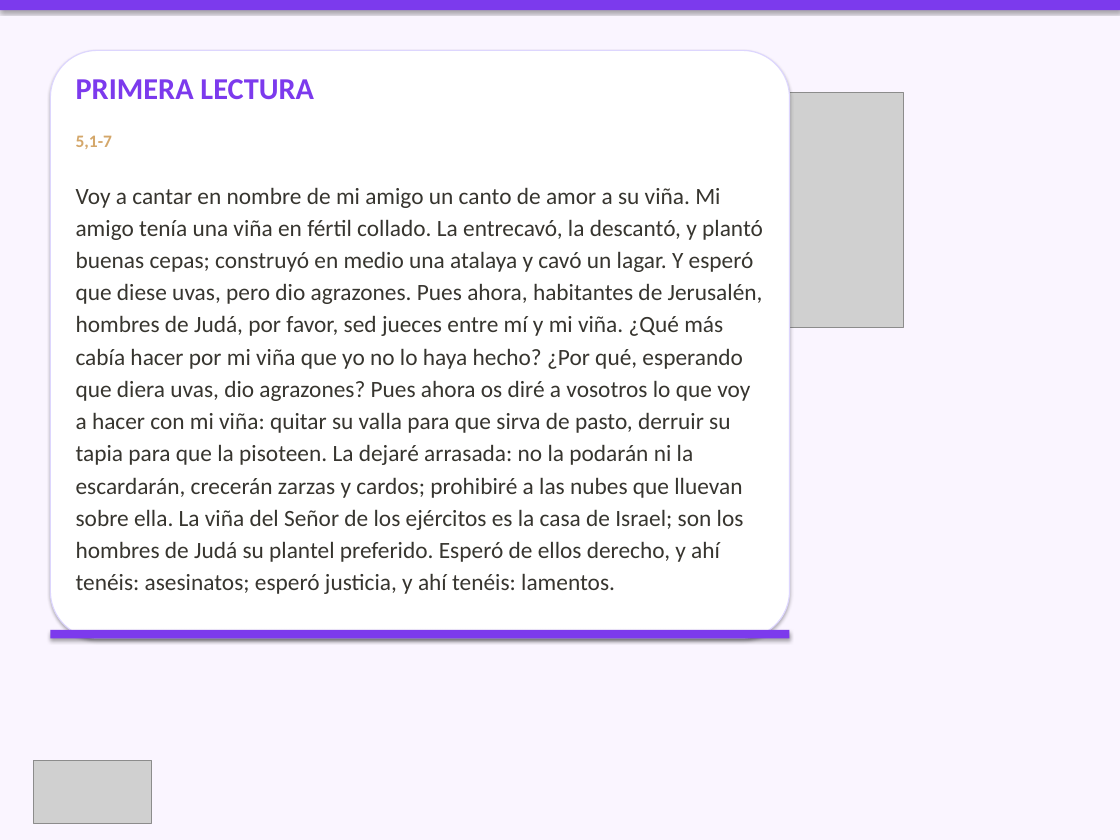
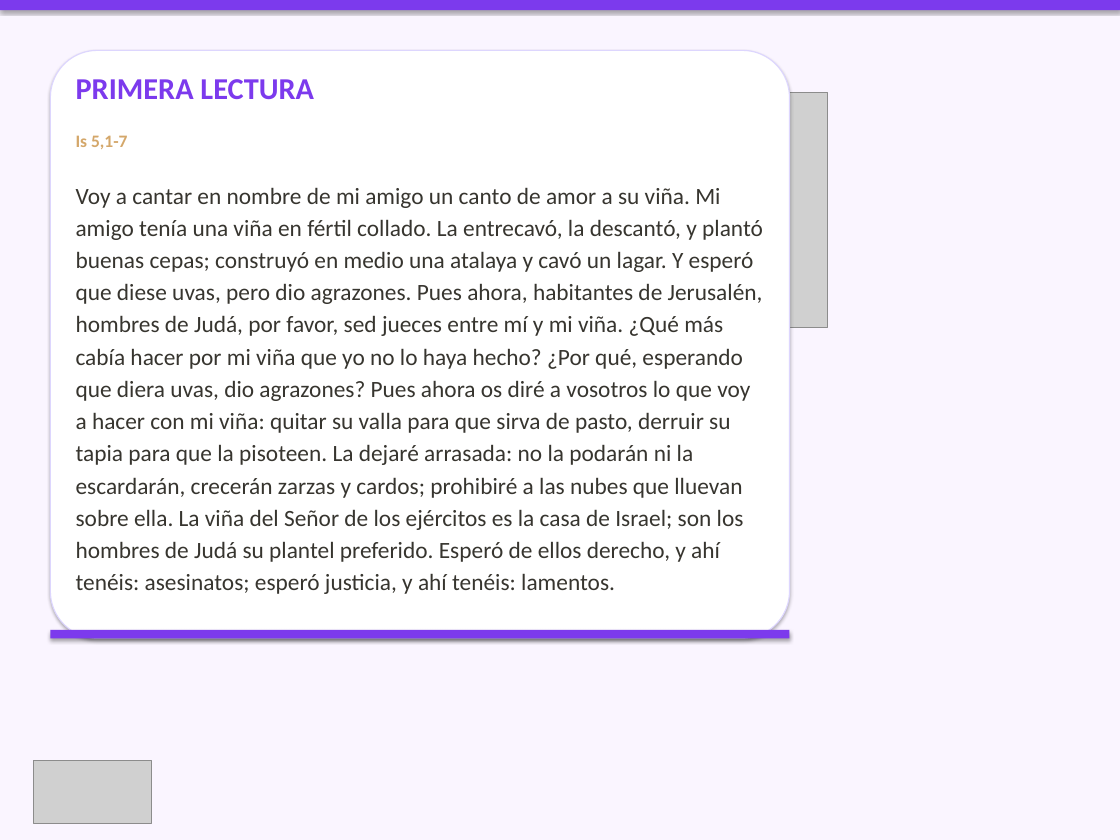
Before and after one commit to CC5M5/CCE-M5, a slide deck: slide 8 of presentaciones/2026-10-04_celebracion.pptx (slide 5 before the commit). Drawn at 1120x840 pixels with LibreOffice and Linux fonts; fonts in the diff are those of the drawing; grey boxes stand for pictures. Boxes give left, top, right and bottom in pixels: in the first picture for what was removed or moved away, otherwise in the second. Text is boxed around its words. In the diff, an @@ line names an element or a change of style, - is before the commit and + after.

```diff
--- a/presentaciones/2026-10-04_celebracion.pptx
+++ b/presentaciones/2026-10-04_celebracion.pptx
@@ picture: place and size @@
-picture at (613, 92, 903, 328)
+picture at (613, 92, 828, 328)
@@ text at (76, 135, 127, 149): text changed @@
-5,1-7
+Is 5,1-7
```
Also in this commit, not shown: 17 other slides changed, 12 slides added, 43 other files.
